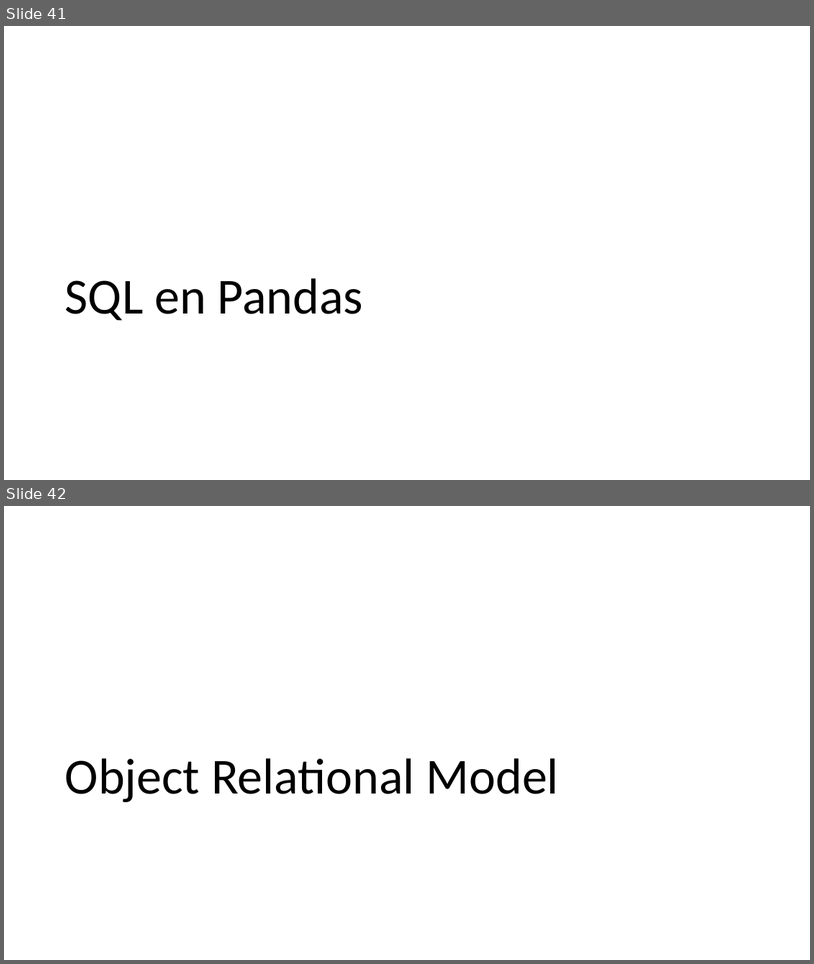
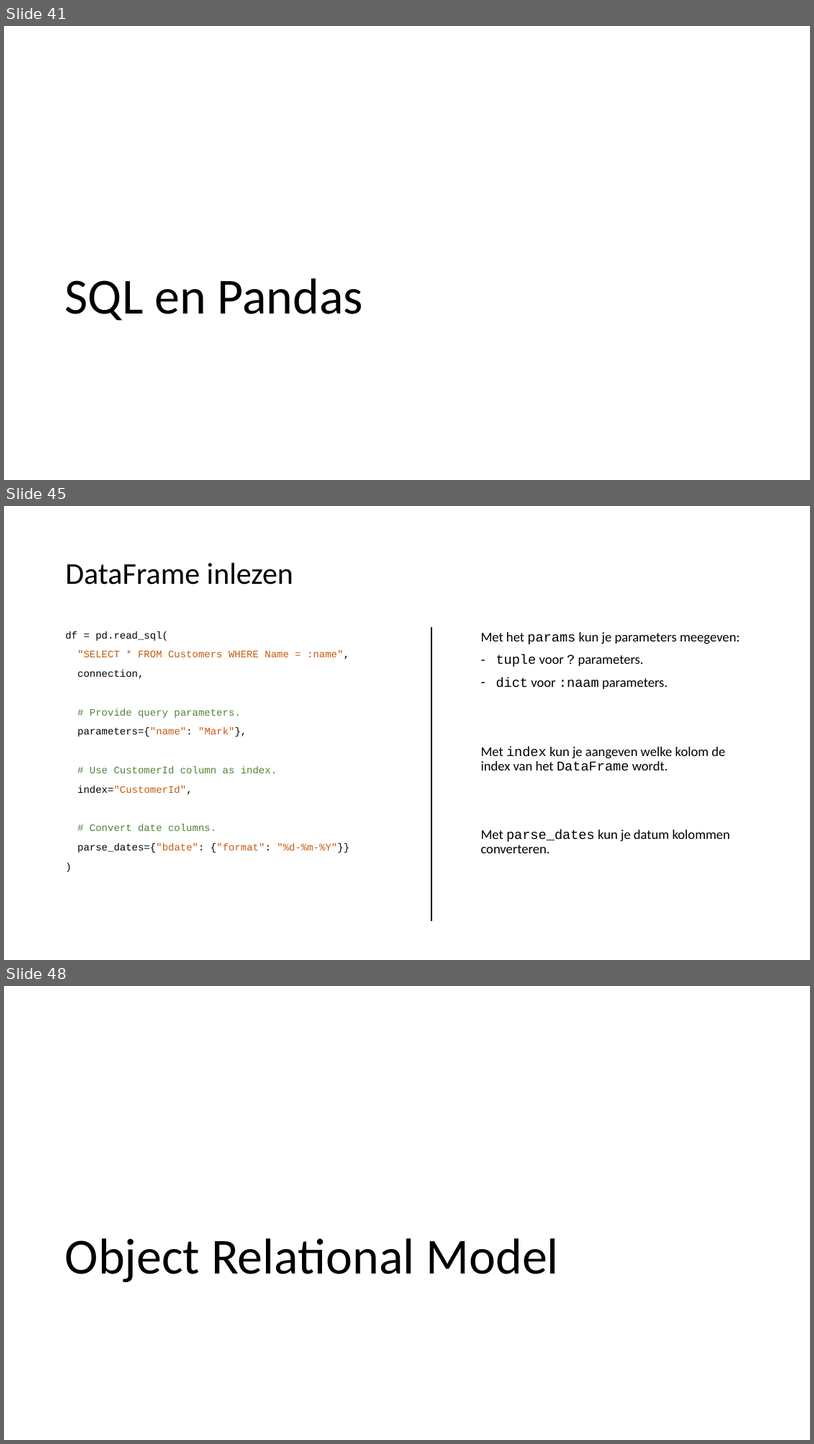
Before and after one commit to LFKoning/knowledge-sharing, a slide deck: sql_course/3_python/3_python.pptx. Shown one above the other, each under a label of ours: slides 41 and 42 before the commit, slides 41, 45 and 48 after it; the slides between them are not shown. The pictures are 814x964 and 814x1444 pixels, drawn with LibreOffice and Linux fonts; fonts in the diff are those of the drawing. Boxes give left, top, right and bottom in pixels: in the first picture for what was removed or moved away, otherwise in the second. Text is boxed around its words. In the diff, an @@ line names an element or a change of style, - is before the commit and + after.

```diff
--- a/sql_course/3_python/3_python.pptx
+++ b/sql_course/3_python/3_python.pptx
@@ slide 45 added at [4, 506, 810, 960], background #FFFFFF @@
@@ title added at [65, 563, 293, 584], 36 pt, text #000000 @@
+DataFrame inlezen
@@ text added at [65, 631, 350, 852], 12 pt, text #C55A11 @@
+df = pd.read_sql(
+"SELECT * FROM Customers WHERE Name = :name",
+connection,
+# Provide query parameters.
+parameters={"name": "Mark"},
+# Use CustomerId column as index.
+index="CustomerId",
+# Convert date columns.
+parse_dates={"bdate": {"format": "%d-%m-%Y"}}
+)
@@ line added from (432, 627) to (432, 921), #000000 1.5 pt @@
@@ text added at [481, 632, 740, 853], 16 pt, text #000000 @@
+Met het params kun je parameters meegeven:
+– tuple voor ? parameters.
+– dict voor :naam parameters.
+Met index kun je aangeven welke kolom de index van het DataFrame wordt.
+Met parse_dates kun je datum kolommen converteren.
@@ what was slide 42 is now slide 48 @@
```
Also in this commit, not shown: 5 slides changed, 11 other slides added, 2 slides removed, 1 other file.
